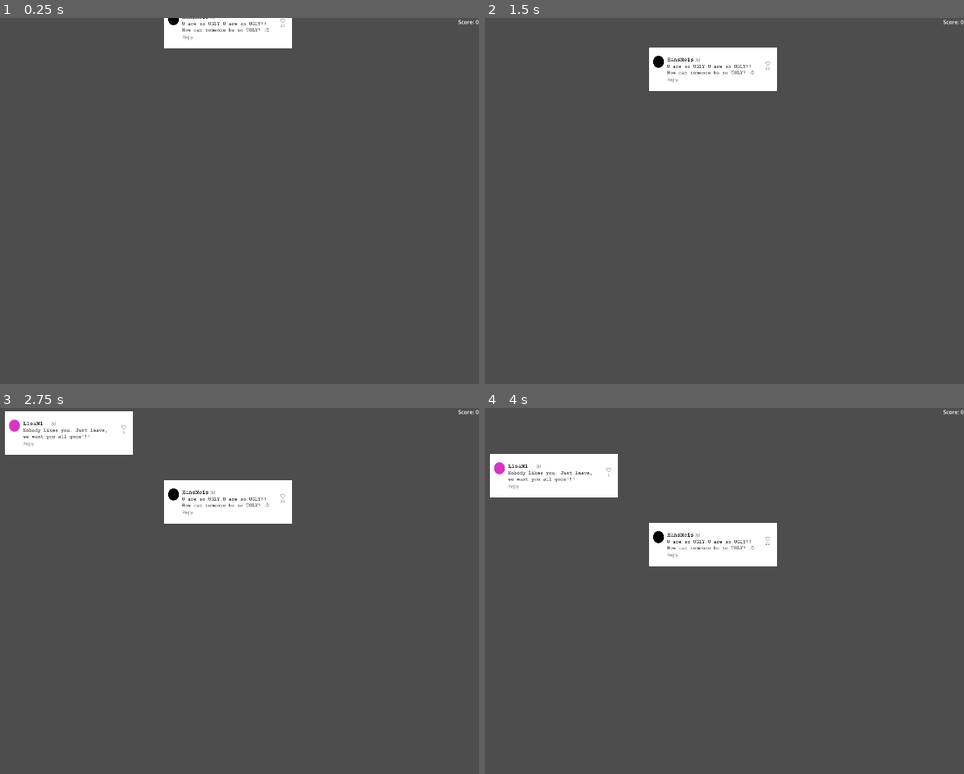
Above: before the commit, frames 1-4 (two rows, left to right).
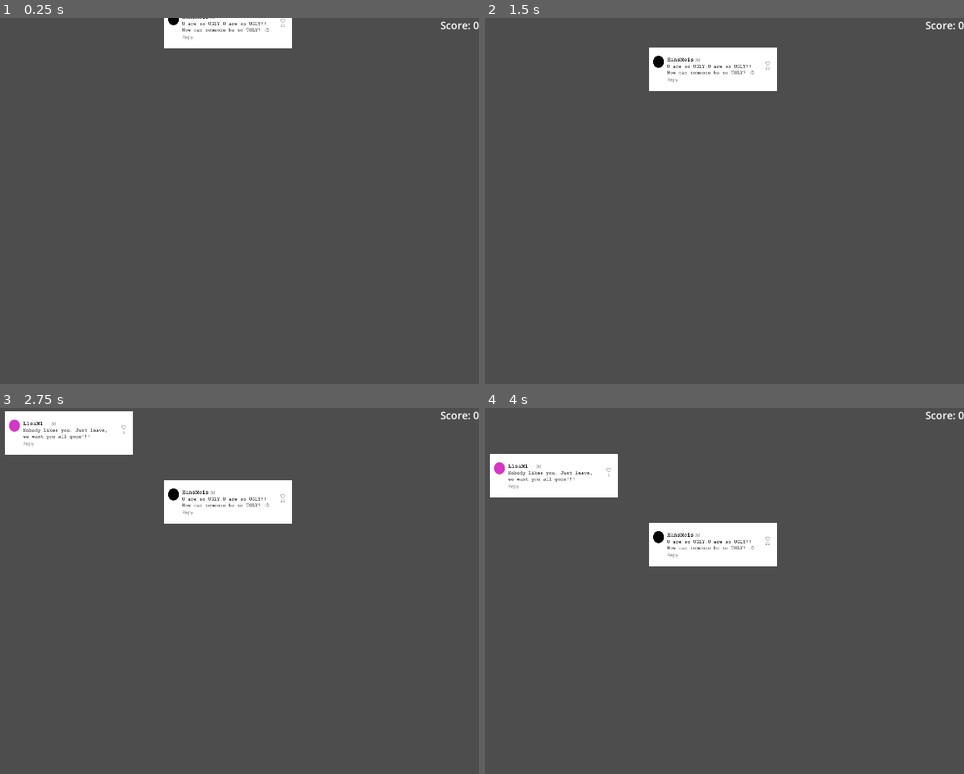
Above: after the commit, the same moments.

Repository: Gultendier/CBG
Game: Godot game, scene res://Main_Scene.tscn
The game is run twice, just before and just after one commit, with the same random seed, the same clock (stepped at 60 frames per second) and the same inputs.
Inputs (mouse positions are in pixels of both pictures, inside the frame that each line leads up to):
- Up to frame 1 (0.25 s): no input
- Up to frame 2 (1.5 s): move the mouse to (781, 182) at 0.52 s; click (781, 182) at 0.67 s; move the mouse to (504, 219) at 1.27 s; click (504, 219) at 1.42 s
- Up to frame 3 (2.75 s): move the mouse to (215, 510) at 2.02 s; click (215, 510) at 2.17 s
- Up to frame 4 (4 s): move the mouse to (604, 664) at 2.77 s; click (604, 664) at 2.92 s; move the mouse to (834, 645) at 3.52 s; click (834, 645) at 3.67 s

The runs differ from the first frame. In frame 1, 0.1% of the frame differs, in the area x 91-100%, y 0-4%; in frame 2, 0.1%; in frame 3, 0.1%; in frame 4, 0.1%.

Commit message:
label layout fixes

Diff:
--- a/Main_Scene.tscn
+++ b/Main_Scene.tscn
@@ -19,3 +19,4 @@
 layout_mode = 2
 size_flags_horizontal = 8
 size_flags_vertical = 1
+theme_override_font_sizes/font_size = 30
--- a/project.godot
+++ b/project.godot
@@ -23,4 +23,4 @@
 
 window/size/viewport_width=1920
 window/size/viewport_height=1080
-window/size/mode=3
+window/stretch/aspect="expand"
Not shown, added: tatus
